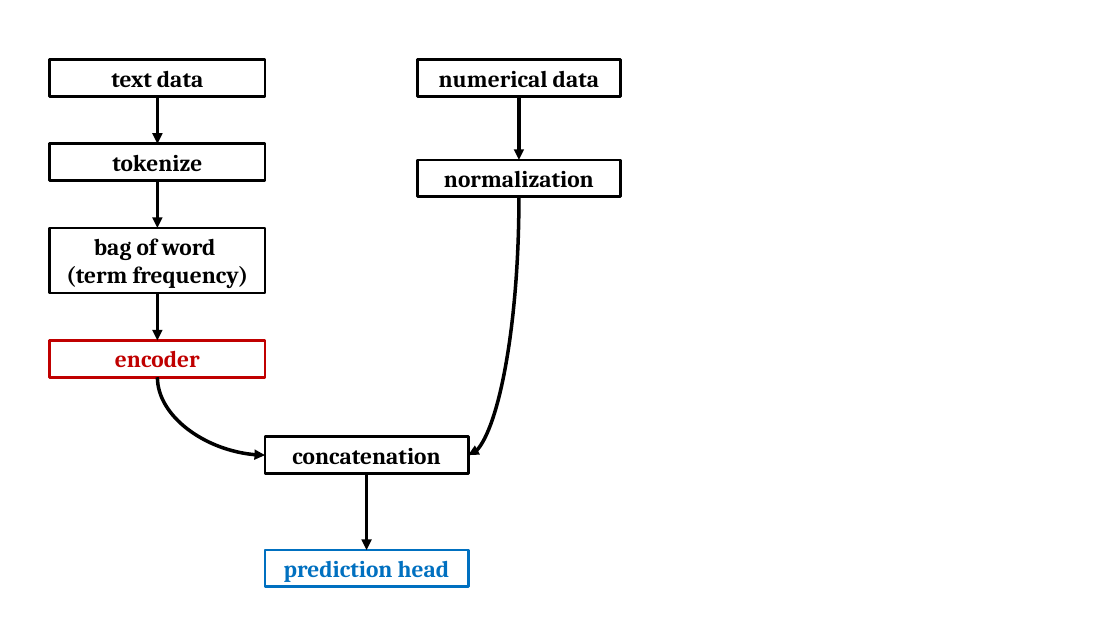
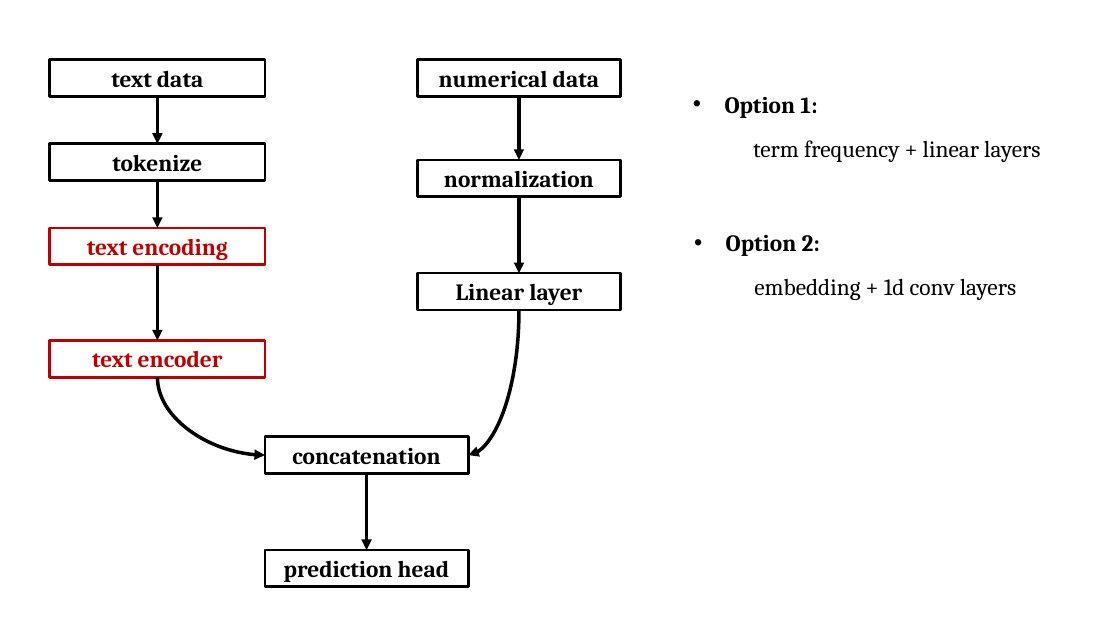
Before and after one commit to AtishayJain-AJ/MIMIC-Rare, a slide deck: slide 1 of Exp_Result.pptx. Drawn at 1120x630 pixels with LibreOffice and Linux fonts; fonts in the diff are those of the drawing. Boxes give left, top, right and bottom in pixels: in the first picture for what was removed or moved away, otherwise in the second. Text is boxed around its words. In the diff, an @@ line names an element or a change of style, - is before the commit and + after.

```diff
--- a/Exp_Result.pptx
+++ b/Exp_Result.pptx
@@ text added at (725,97,817,118), 20 pt, text #000000, bold @@
+• Option 1:
@@ text added at (753,140,1040,162), 20 pt, text #000000 @@
+term frequency + linear layers
@@ arrow added from (519, 197) to (519, 273), #000000 3 pt @@
@@ rectangle "text encoding": place and size @@
-rectangle "text encoding" at (50,228,265,292)
+rectangle "text encoding" at (50,228,265,265)
@@ rectangle "text encoding" at (50,228,265,265): outline #000000 2.25 pt to #C00000 2.25 pt @@
@@ text in rectangle at (87,239,227,260): text changed; text colour #000000 to #C00000 @@
-bag of word
-(term frequency)
+text encoding
@@ text added at (726,235,820,256), 20 pt, text #000000, bold @@
+• Option 2:
@@ arrow moved from (157, 293) - (157, 340) to (157, 265) - (157, 340) @@
@@ rectangle added at (418,273,621,310), outline #000000 2.25 pt, 20 pt, text #000000, bold @@
+Linear layer
@@ text added at (754,278,1016,300), 20 pt, text #000000 @@
+embedding + 1d conv layers
@@ curved arrow moved from (519, 197) - (468, 455) to (519, 310) - (468, 455) @@
@@ text in rectangle at (92,350,223,367): text changed @@
-encoder
+text encoder
@@ rectangle "prediction head" at (265,550,468,587): text colour #0070C0 to #000000; outline #0070C0 2.25 pt to #000000 2.25 pt @@
```
Also in this commit, not shown: 2 other slides changed, 4 other files.
